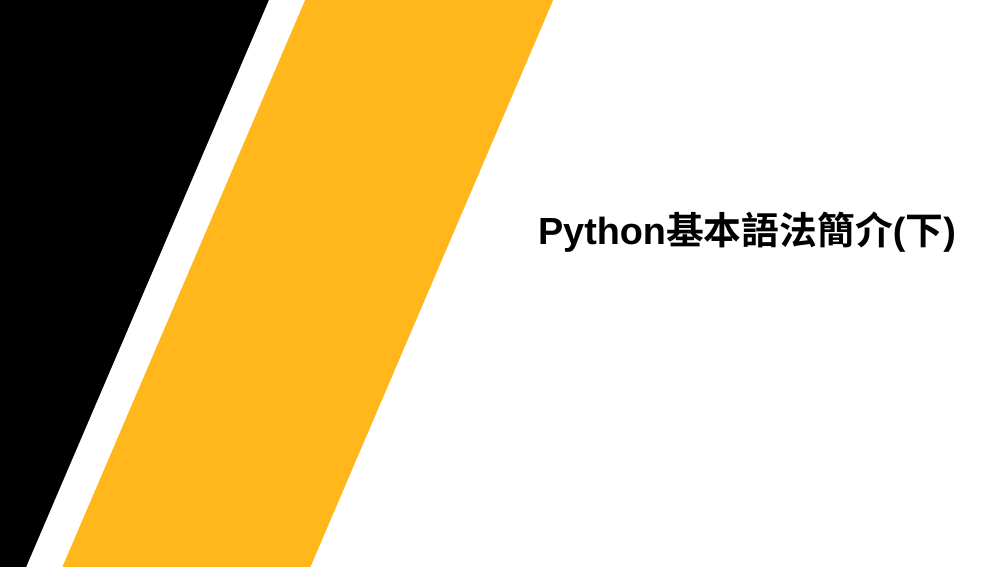
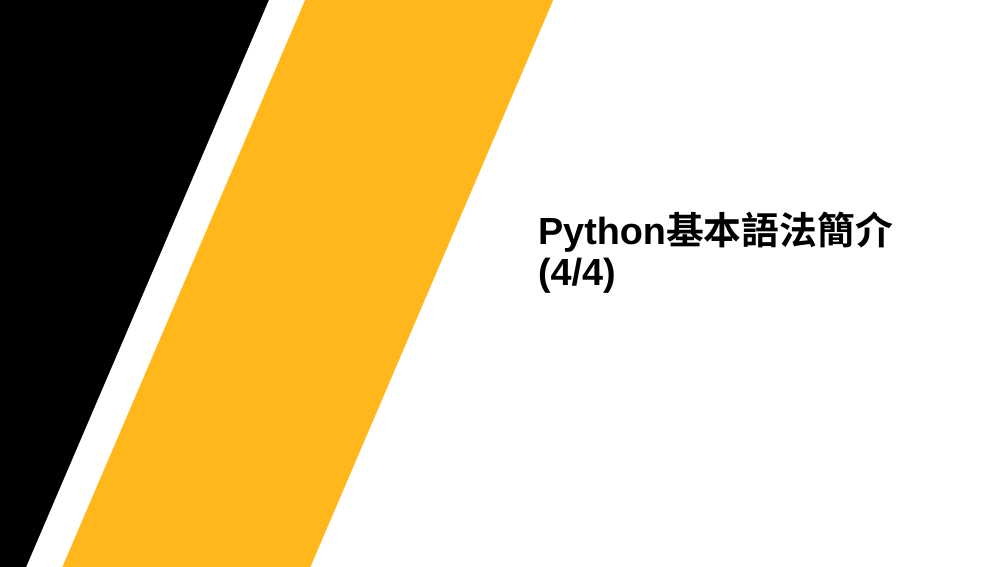
Before and after one commit to Jerrick-cheng/AEDT-Automation-Camp, a slide deck: slide 2 of 上課教材/Week4.pptx. Drawn at 1008x567 pixels with LibreOffice and Linux fonts; fonts in the diff are those of the drawing; background and template pictures are left out. Boxes give left, top, right and bottom in pixels: in the first picture for what was removed or moved away, otherwise in the second. Text is boxed around its words. In the diff, an @@ line names an element or a change of style, - is before the commit and + after.

```diff
--- a/上課教材/Week4.pptx
+++ b/上課教材/Week4.pptx
@@ text at bbox=[538, 215, 893, 292]: text changed @@
-Python基本語法簡介(下)
+Python基本語法簡介(4/4)
```
Also in this commit, not shown: 1 other slide changed.
